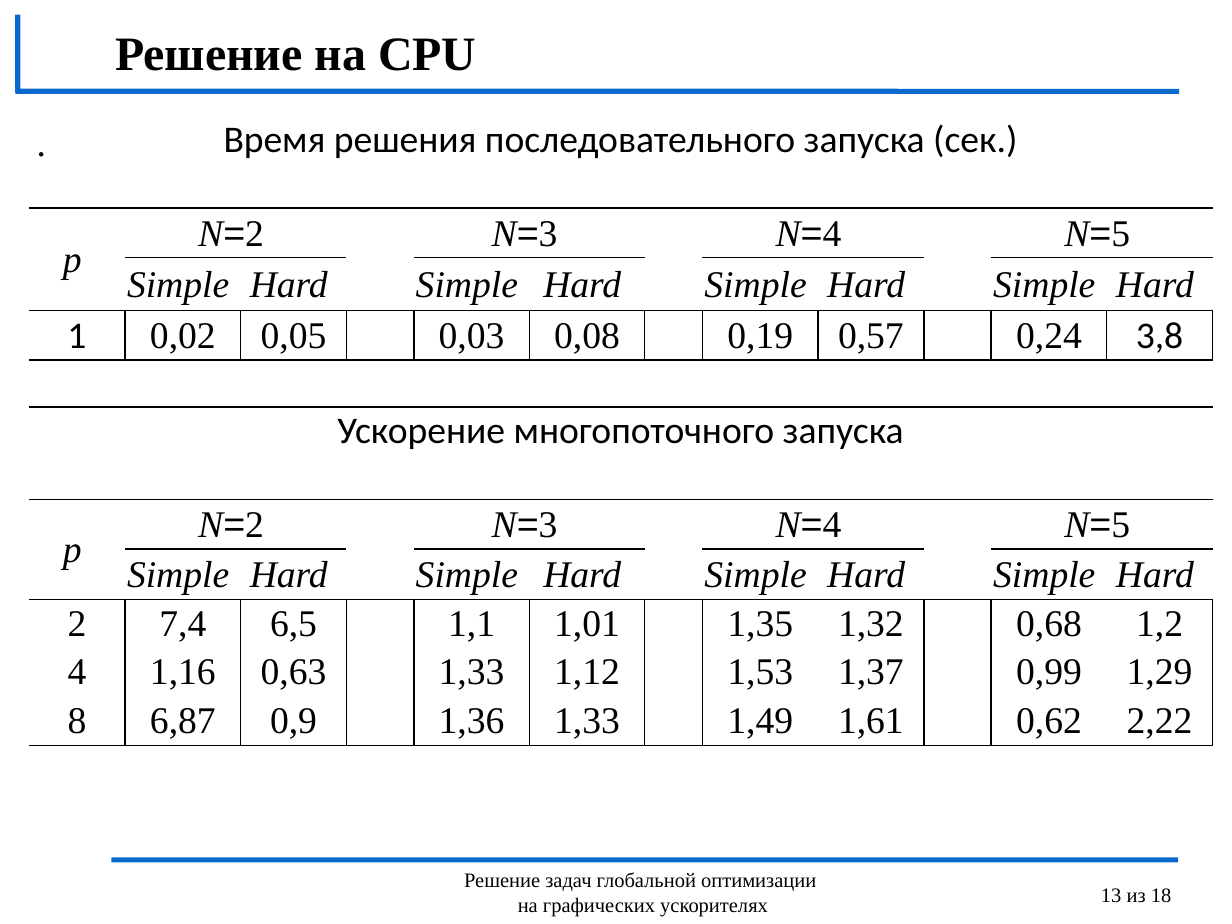
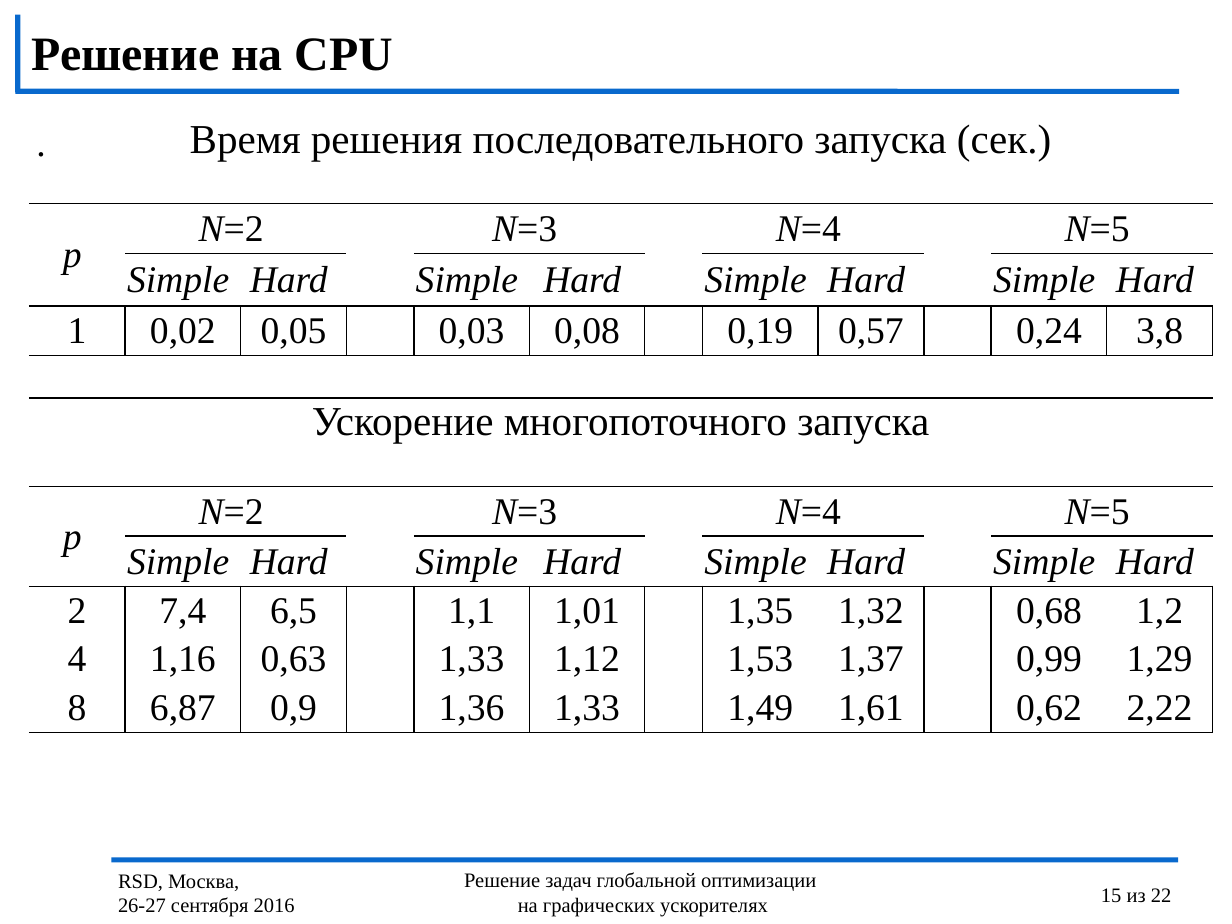
Before and after one commit to kabarkalov/GlobOptPapers, a slide deck: slide 15 of 2016/RSD/RSD_Lebedev.pptx (slide 13 before the commit). Drawn at 1232x924 pixels with LibreOffice and Linux fonts; fonts in the diff are those of the drawing; background and template pictures are left out. Boxes give left, top, right and bottom in pixels: in the first picture for what was removed or moved away, otherwise in the second. Text is boxed around its words. In the diff, an @@ line names an element or a change of style, - is before the commit and + after.

```diff
--- a/2016/RSD/RSD_Lebedev.pptx
+++ b/2016/RSD/RSD_Lebedev.pptx
@@ title "Решение на CPU": place and size @@
-title "Решение на CPU" at (115, 38, 476, 71)
+title "Решение на CPU" at (32, 38, 393, 71)
@@ table at (28, 116, 1215, 752) @@
@@ size 22 to 24 pt in "Время решения последовательного запуска (сек.)", "Ускорение многопоточного запуска" @@
@@ font Calibri to Times New Roman in "Время решения последовательного запуска (сек.)", "1", "3,8", "Ускорение многопоточного запуска" @@
@@ font Arial to Times New Roman in "N=2", "N=3", "N=4", "N=5" and 4 more places @@
@@ text added at (118, 874, 295, 917), 12 pt, text #000000 @@
+RSD, Москва,
+26-27 сентября 2016
@@ page number at (1101, 888, 1172, 903): text changed @@
-13 из 18
+15 из 22
```
Also in this commit, not shown: 17 other slides changed, 4 slides added.
